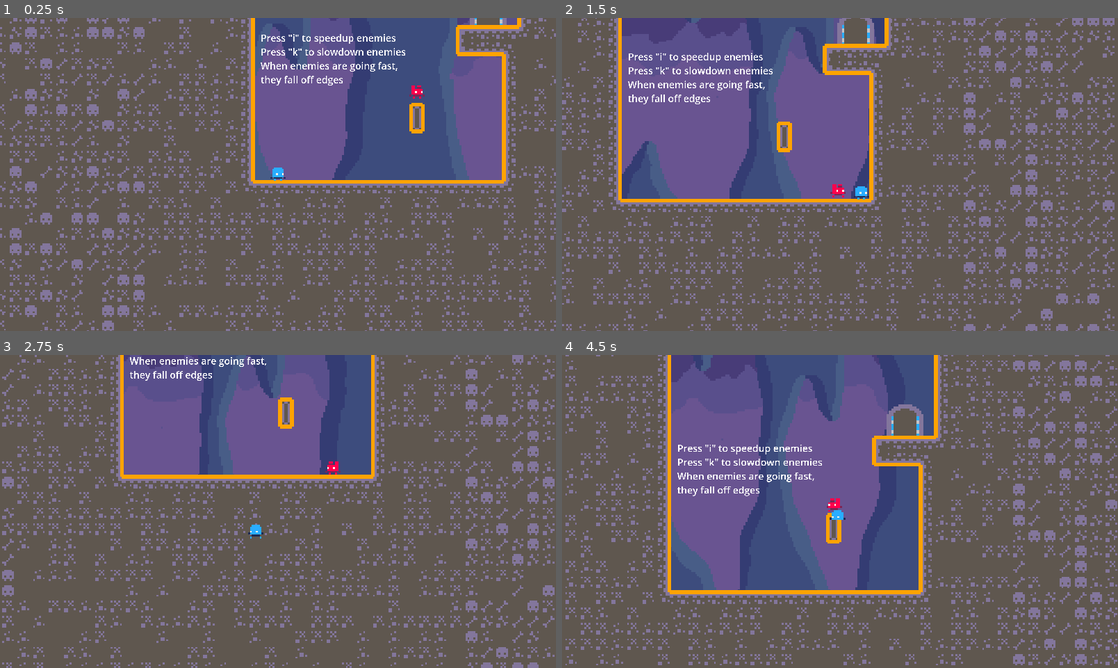
Above: before the commit, frames 1-4 (two rows, left to right).
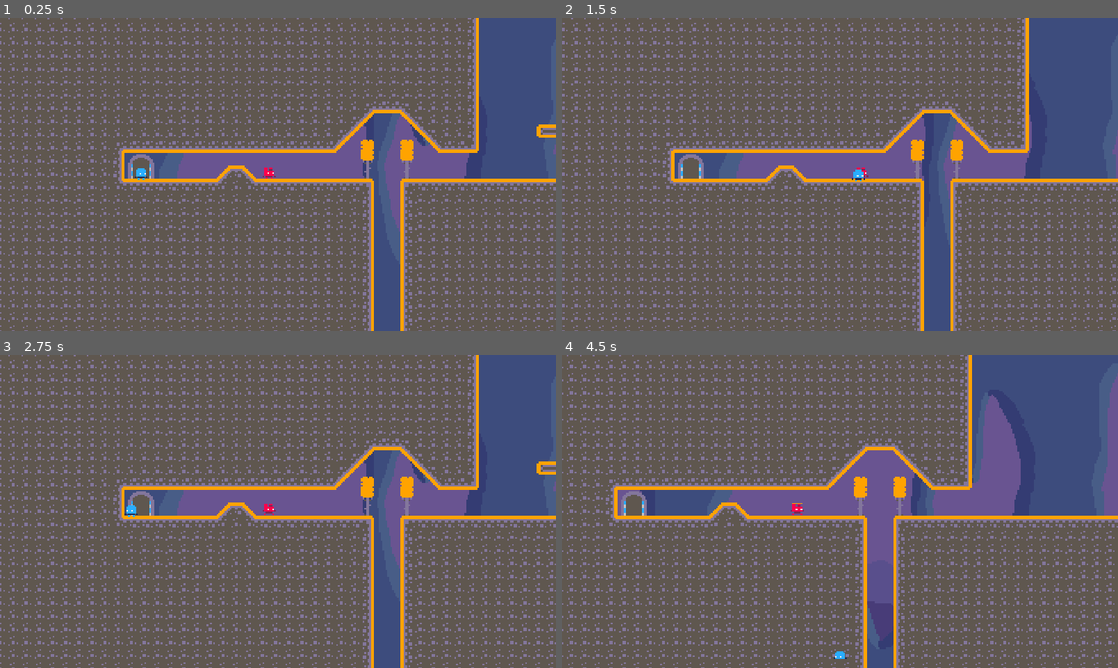
Above: after the commit, the same moments.

Repository: Miles-Miles2/GMTK2024
Game: Godot game, scene res://Scenes/Level_3.tscn
Same seed, same stepped clock (60 frames per second), same inputs: the game is played once before the commit and once after it. Before the commit the project starts from res://Scenes/level_1.tscn.
Inputs:
- Up to frame 1 (0.25 s): no input
- Up to frame 2 (1.5 s): tap I (speedup_enemy) at 0.5, 1.25 s; hold D (move_right) from 0.53 s (still down); tap L (slow_plat) at 0.6 s; tap W (jump) at 0.77 s; tap O (speed_plat) at 1.35 s
- Up to frame 3 (2.75 s): tap W (jump) at 1.52 s; tap I (speedup_enemy) at 2 s; release D (move_right) at 2.03 s; hold A (move_left) from 2.03 s (still down); tap L (slow_plat) at 2.1 s
- Up to frame 4 (4.5 s): tap I (speedup_enemy) at 2.75, 3.5, 4.25 s; release A (move_left) at 2.78 s; hold D (move_right) 2.78-4.28 s; tap O (speed_plat) at 2.85, 4.35 s; tap W (jump) at 3.02, 3.77 s; tap L (slow_plat) at 3.6 s; hold A (move_left) from 4.28 s (still down)

The runs differ from the first frame. In frame 1, 47% of the frame differs, in the area x 0-100%, y 0-100%; in frame 2, 56%; in frame 3, 51%; in frame 4, 62%.

Commit message:
Working level 3

Diff:
--- a/Scenes/Level_3.tscn
+++ b/Scenes/Level_3.tscn
@@ -30,8 +30,8 @@
 layer_1/tile_data = PackedInt32Array(15, 65536, 4, -65521, 65536, 2, -131057, 65536, 0, 60, 65536, 4, -65476, 65536, 2, -131012, 65536, 0, -131054, 65536, 0, -65518, 65536, 2, 18, 65536, 4)
 
 [node name="Camera2D" type="Camera2D" parent="." node_paths=PackedStringArray("player")]
-position = Vector2(20, -5)
-zoom = Vector2(4, 4)
+position = Vector2(-1, 0)
+zoom = Vector2(3.4, 3.4)
 limit_left = -100
 limit_top = -90
 limit_right = 550
@@ -48,6 +48,7 @@
 motion_mirroring = Vector2(440, 0)
 
 [node name="Sprite2D" type="Sprite2D" parent="Camera2D/ParallaxBackground/ParallaxLayer"]
+position = Vector2(50, 0)
 texture = ExtResource("5_gygty")
 
 [node name="ParallaxLayer2" type="ParallaxLayer" parent="Camera2D/ParallaxBackground"]
@@ -56,6 +57,7 @@
 motion_mirroring = Vector2(440, 0)
 
 [node name="Sprite2D" type="Sprite2D" parent="Camera2D/ParallaxBackground/ParallaxLayer2"]
+position = Vector2(50, 0)
 texture = ExtResource("6_om6k2")
 
 [node name="killzone" parent="." instance=ExtResource("8_62vbp")]
@@ -68,7 +70,9 @@
 [node name="Platforms" type="Node" parent="."]
 
 [node name="Platform" parent="Platforms" groups=["Platforms"] instance=ExtResource("7_3p58y")]
-position = Vector2(279, -21)
+position = Vector2(242, -21)
+x_min = -10.0
+x_max = 87.0
 
 [node name="Slime" parent="." instance=ExtResource("8_8gndk")]
 position = Vector2(64, 4)
@@ -77,7 +81,7 @@
 position = Vector2(509, 0)
 collision_mask = 2
 script = ExtResource("10_cpagp")
-nextScene = "res://Scenes/title.tscn"
+nextScene = "res://Scenes/level_4.tscn"
 
 [node name="complete" type="AudioStreamPlayer2D" parent="level_3_exit_door"]
 stream = ExtResource("11_ar1by")
--- a/project.godot
+++ b/project.godot
@@ -11,7 +11,7 @@
 [application]
 
 config/name="2024 GMTK"
-run/main_scene="res://Scenes/level_1.tscn"
+run/main_scene="res://Scenes/Level_3.tscn"
 config/features=PackedStringArray("4.2", "Forward Plus")
 config/icon="res://icon.svg"
 
